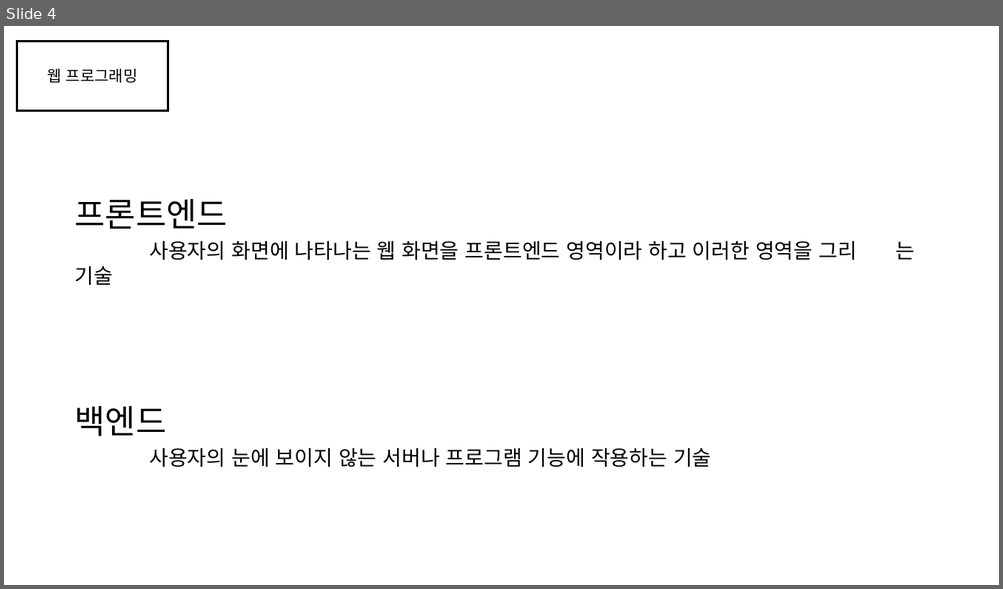
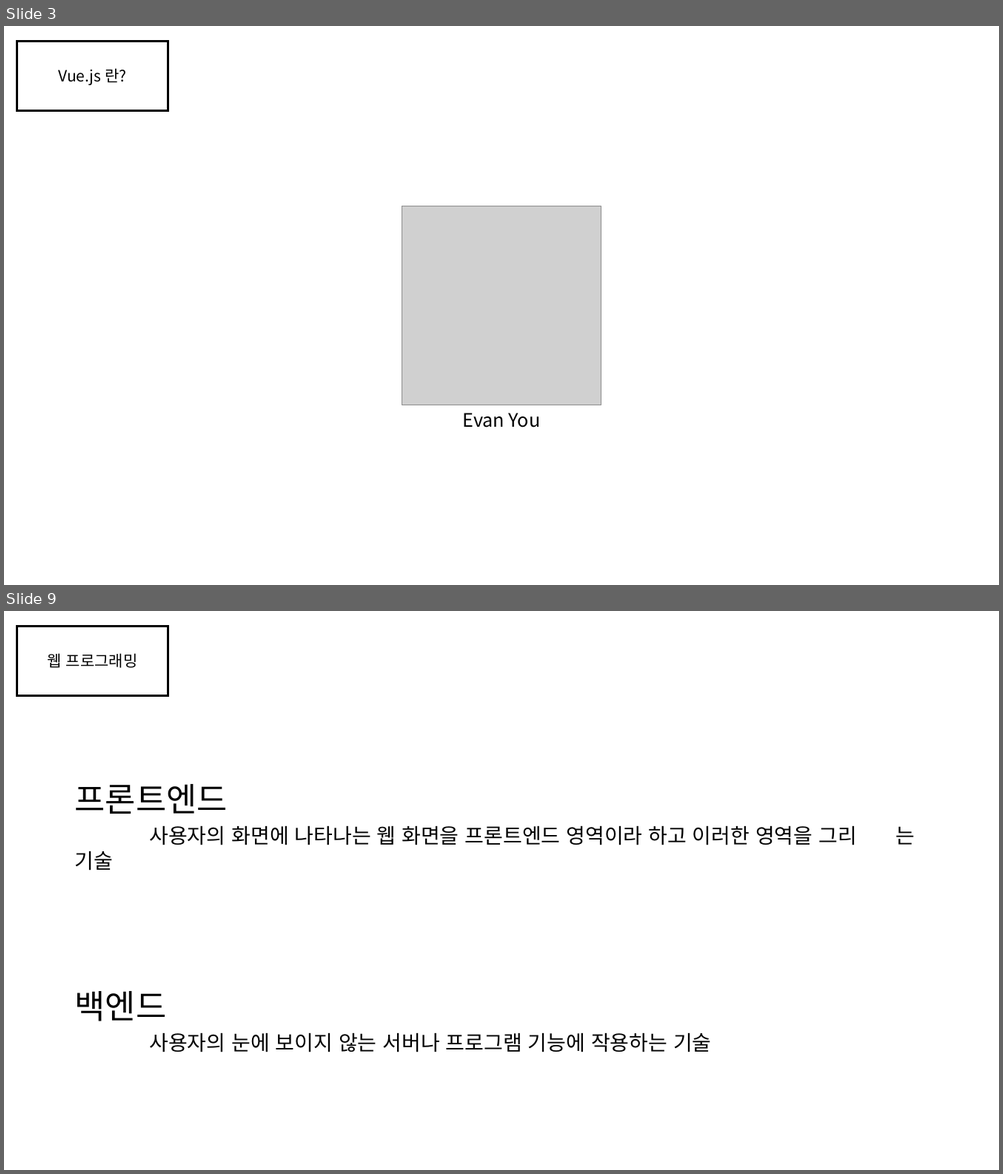
Before and after one commit to gunwoongPark/Seminar, a slide deck: 2021_01_12/세미나2.pptx. Shown one above the other, each under a label of ours: slide 4 before the commit, slides 3 and 9 after it; the slides between them are not shown. The pictures are 1003x589 and 1003x1174 pixels, drawn with LibreOffice and Linux fonts; fonts in the diff are those of the drawing; grey boxes stand for pictures. Boxes give left, top, right and bottom in pixels: in the first picture for what was removed or moved away, otherwise in the second. Text is boxed around its words. In the diff, an @@ line names an element or a change of style, - is before the commit and + after.

```diff
--- a/2021_01_12/세미나2.pptx
+++ b/2021_01_12/세미나2.pptx
@@ slide 3 added at bbox=[4, 26, 999, 585], background #FFFFFF @@
@@ rectangle added at bbox=[17, 41, 168, 110], outline #000000 2 pt @@
@@ text added at bbox=[59, 68, 126, 85], 15 pt, text #000000 @@
+Vue.js 란?
@@ picture added at bbox=[401, 207, 601, 406] @@
@@ text added at bbox=[462, 413, 540, 428], 18 pt, text #000000 @@
+Evan You
@@ what was slide 4 is now slide 9 @@
```
Also in this commit, not shown: 2 slides changed, 5 other slides added, 1 slide removed.
